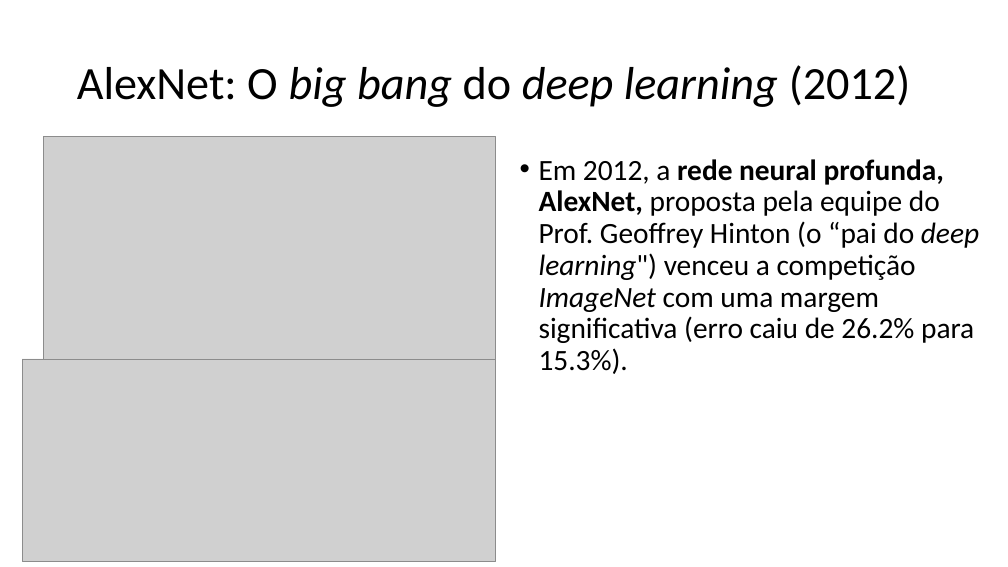
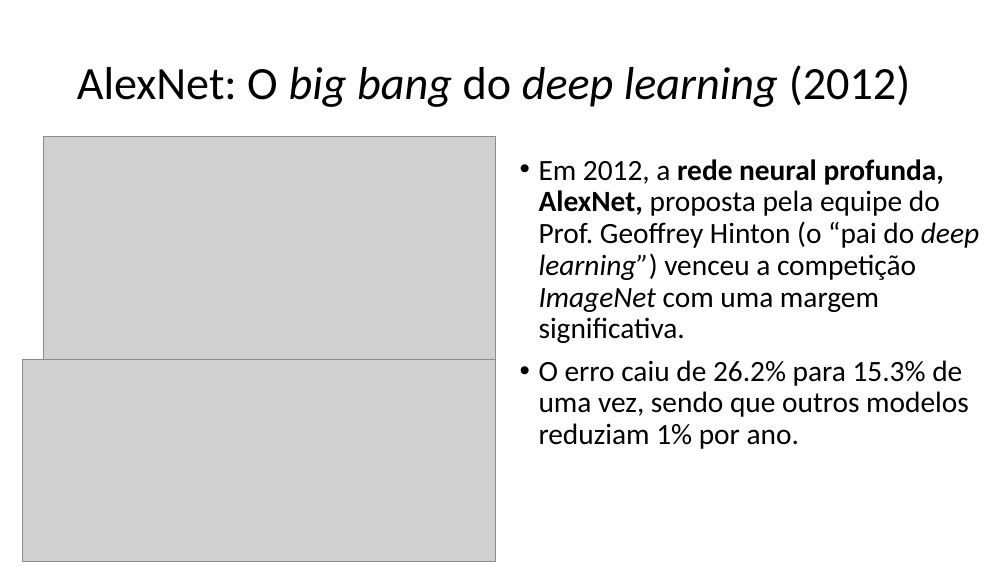
Before and after one commit to zz4fap/c24_inteligencia_artificial, a slide deck: slide 26 of slides/C24_Introdução.pptx (slide 25 before the commit). Drawn at 1008x567 pixels with LibreOffice and Linux fonts; fonts in the diff are those of the drawing; grey boxes stand for pictures. Boxes give left, top, right and bottom in pixels: in the first picture for what was removed or moved away, otherwise in the second. Text is boxed around its words. In the diff, an @@ line names an element or a change of style, - is before the commit and + after.

```diff
--- a/slides/C24_Introdução.pptx
+++ b/slides/C24_Introdução.pptx
@@ text at (x1=539, y1=159, x2=979, y2=449): text changed @@
-• Em 2012, a rede neural profunda, AlexNet, proposta pela equipe do Prof. Geoffrey Hinton (o “pai do deep learning") venceu a competição ImageNet com uma margem significativa (erro caiu de 26.2% para 15.3%).
+• Em 2012, a rede neural profunda, AlexNet, proposta pela equipe do Prof. Geoffrey Hinton (o “pai do deep learning”) venceu a competição ImageNet com uma margem significativa.
+• O erro caiu de 26.2% para 15.3% de uma vez, sendo que outros modelos reduziam 1% por ano.
```
Also in this commit, not shown: 33 other slides changed, 3 slides added, 1 other file.
